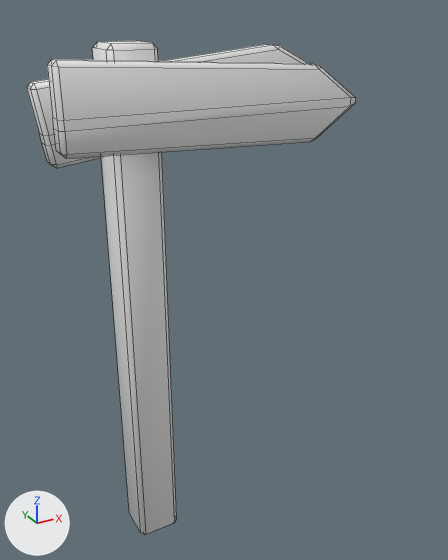
One commit to the FBX model Assets/_Models/DirSign.fbx: the scene before it, then after it.
Camera for both pictures: a 50 mm lens placed at (9.98, -10.97, 11.43), pointed at (16.17, 0.27, 5.81). Every picture has the same lights, and +X, +Y and +Z are marked at lower left. Mesh edges are drawn as thin lines. Where no turn or scale is listed for an object, it has been applied to the vertices.

Names of what the first picture shows: 'DirectionSign'.
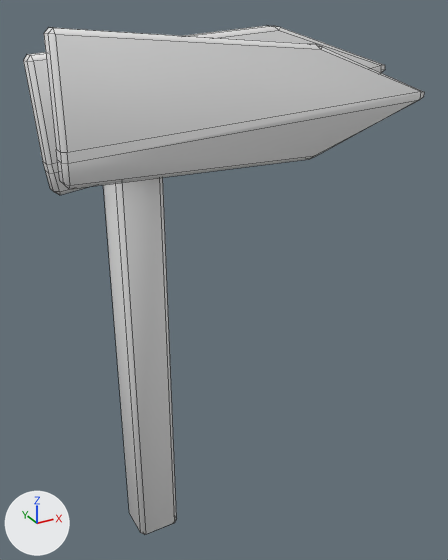
The edits, one by one:
me_cube_002 has 104 vertices, 110 faces and spans x -1.6..4.61, y -0.88..0.84, z 0.0..10.88.
me_cube_002 is used by ob_directionsign; location (14.04, 0.0, 0.0).
me_cube_002 part 1: all 28 vertices in x -1.51..-1.29, y -0.88..0.84, z 8.7..9.78 are moved by (0.0, 0.0, -0.51).
me_cube_002 part 2: all 12 vertices in x 3.52..3.77, y -0.88..0.84, z 8.96..9.37 are moved by (0.0, 0.0, -0.36).
me_cube_002 part 3: all 12 vertices in x 3.39..3.68, y -0.88..0.84, z 10.34..10.73 are moved by (0.0, 0.0, 0.36).
me_cube_002 part 4: all 12 vertices in x -1.6..-1.42, y -0.88..0.84, z 10.12..10.68 are moved by (0.0, 0.0, 0.46).
me_cube_002 part 5: all 16 vertices in x 4.36..4.61, y -0.88..0.84, z 9.61..10.22 are moved by (1.9, 0.0, 0.0).

Boxes (x1, y1, x2, y2) around the edits, measured in the pictures (448 x 560 px; the box of a moved part takes in the faces that stretch with it):
'DirectionSign', reshaped (22% wider)
    before: (27, 41, 356, 534)
    after: (23, 26, 424, 534)
part 1 of me_cube_002, moved or reshaped
    before: (40, 118, 67, 168)
    after: (43, 149, 70, 195)
part 2 of me_cube_002, moved or reshaped
    before: (52, 103, 355, 168)
    after: (55, 100, 418, 195)
part 3 of me_cube_002, moved or reshaped
    before: (274, 45, 356, 98)
    after: (274, 26, 423, 92)
part 4 of me_cube_002, moved or reshaped
    before: (27, 44, 350, 136)
    after: (23, 26, 420, 164)
part 5 of me_cube_002, moved or reshaped
    before: (49, 97, 356, 145)
    after: (52, 65, 424, 173)
